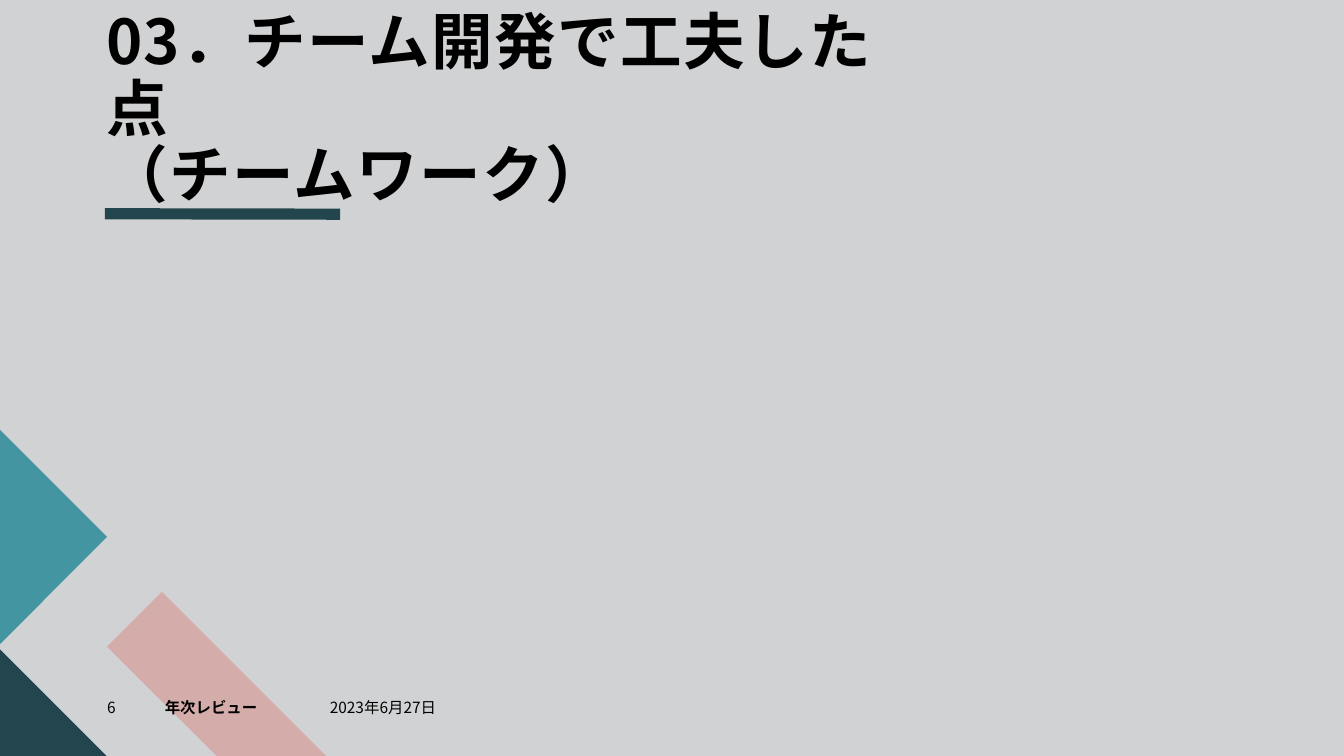
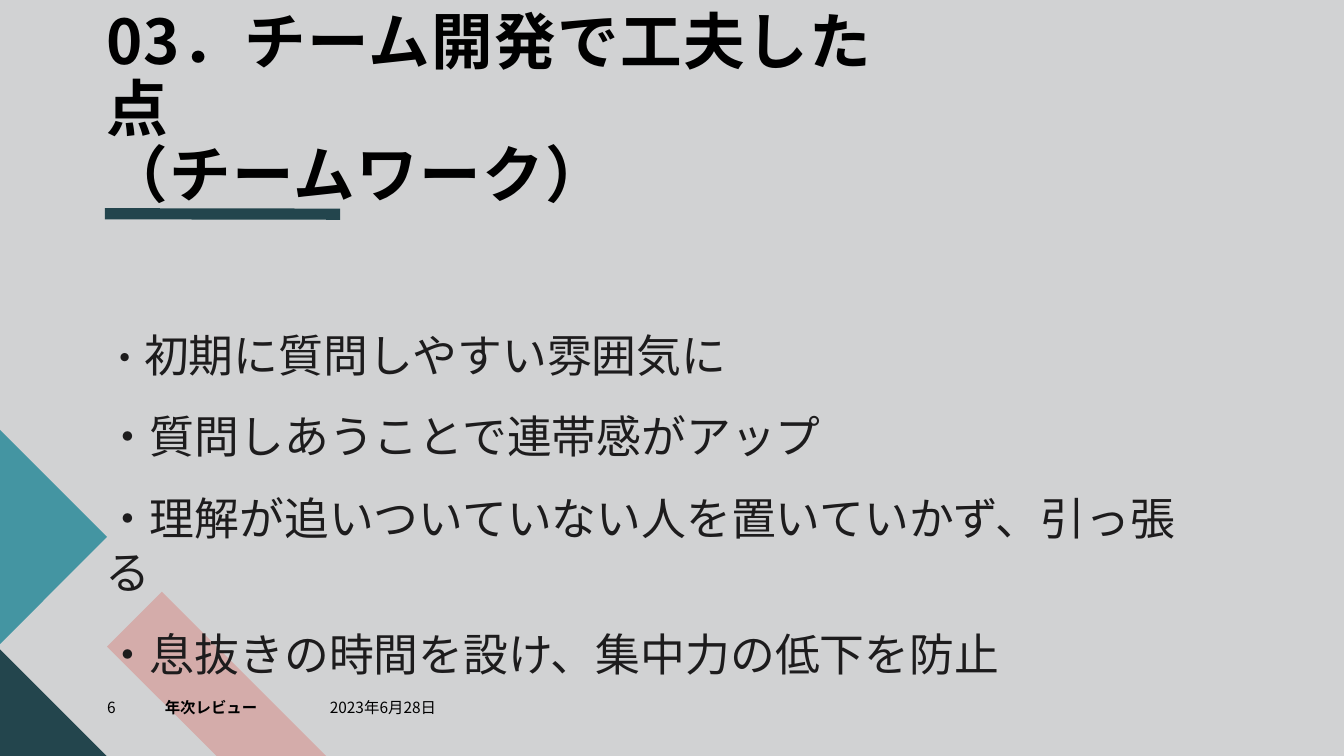
Before and after one commit to dojo2023/C-5, a slide deck: slide 6 of doc/SubsKeeper.pptx. Drawn at 1344x756 pixels with LibreOffice and Linux fonts; fonts in the diff are those of the drawing. Boxes give left, top, right and bottom in pixels: in the first picture for what was removed or moved away, otherwise in the second. Text is boxed around its words. In the diff, an @@ line names an element or a change of style, - is before the commit and + after.

```diff
--- a/doc/SubsKeeper.pptx
+++ b/doc/SubsKeeper.pptx
@@ text added at (105, 334, 1175, 682), 32 pt, text #1D1C1D @@
+・初期に質問しやすい雰囲気に
+・質問しあうことで連帯感がアップ
+・理解が追いついていない人を置いていかず、引っ張る
+・息抜きの時間を設け、集中力の低下を防止
@@ text at (330, 700, 436, 715): text changed @@
-2023年6月27日
+2023年6月28日
```
Also in this commit, not shown: 16 other slides changed.
